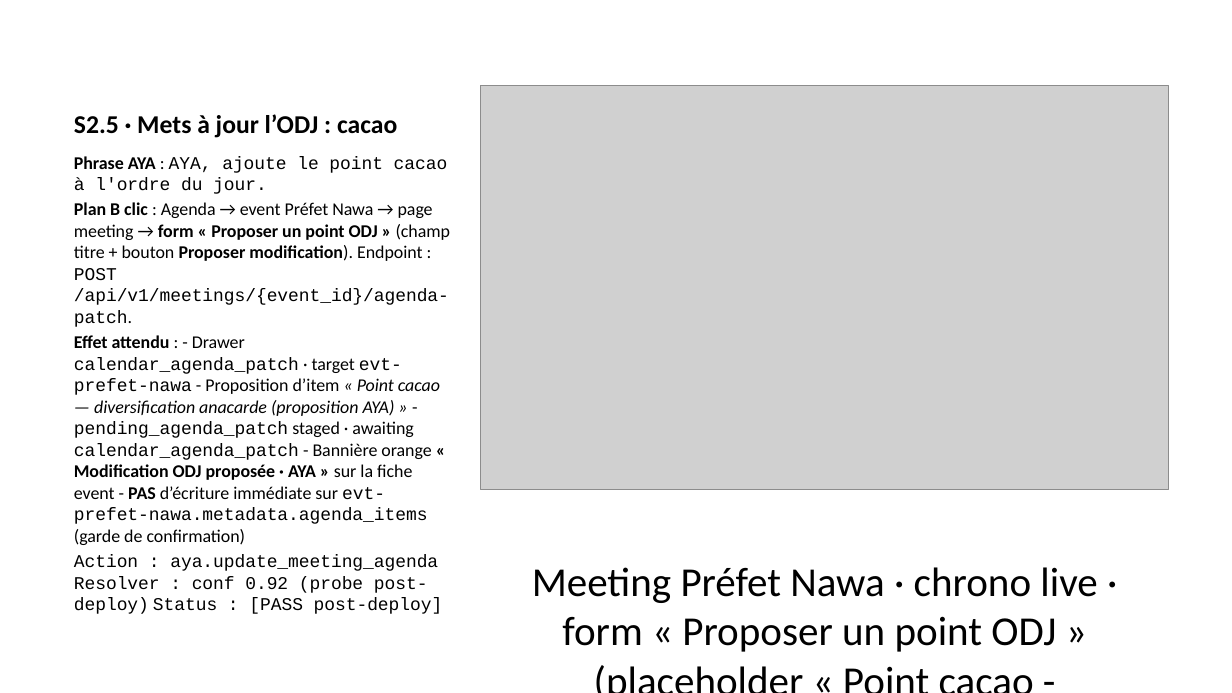
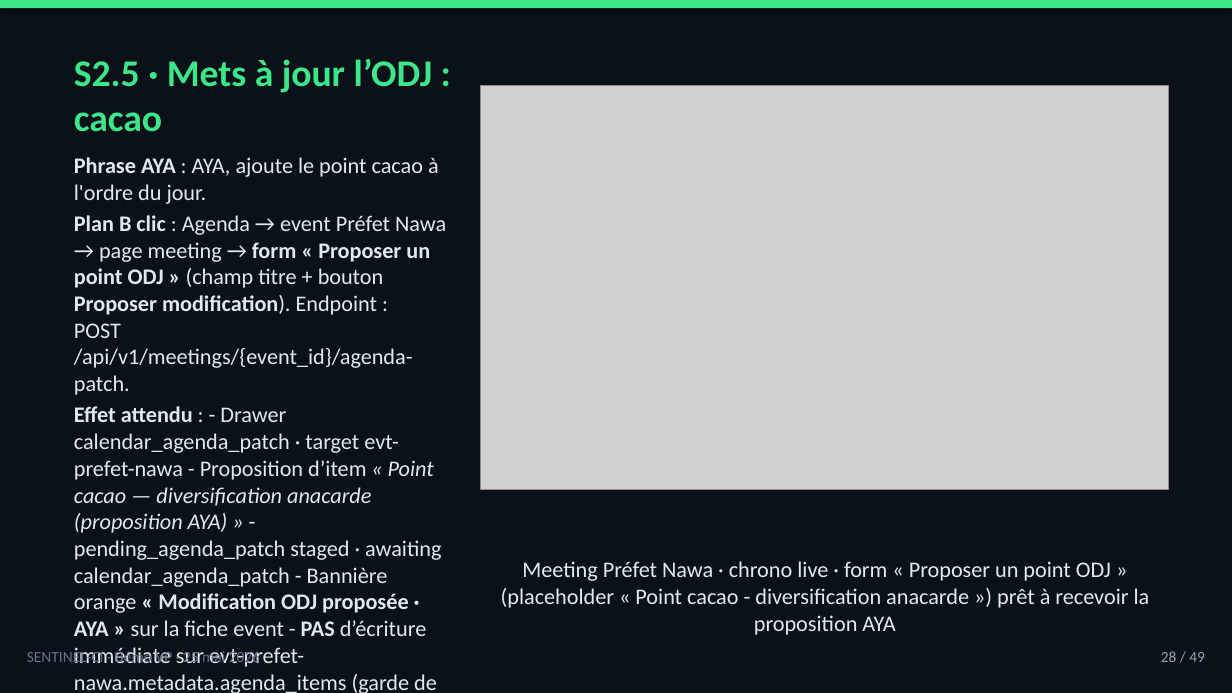
Before and after one commit to tishacian/hyusai, a slide deck: slide 28 of docs/sentinel-ci-demo-deck-2026-05-25.pptx. Drawn at 1232x693 pixels with LibreOffice and Linux fonts; fonts in the diff are those of the drawing; grey boxes stand for pictures. Boxes give left, top, right and bottom in pixels: in the first picture for what was removed or moved away, otherwise in the second. Text is boxed around its words. In the diff, an @@ line names an element or a change of style, - is before the commit and + after.

```diff
--- a/docs/sentinel-ci-demo-deck-2026-05-25.pptx
+++ b/docs/sentinel-ci-demo-deck-2026-05-25.pptx
@@ background #FFFFFF to #0A1118 @@
@@ rectangle added at <box>0,0,1232,9</box>, fill #3EE68A @@
@@ title "S2.5 · Mets à jour ..." at <box>74,59,433,132</box>: size 15 to 22 pt, text colour #000000 to #3EE68A @@
@@ text "Phrase AYA : AYA, ajoute ..." at <box>74,157,446,693</box>: size 10.5 to 13 pt, text colour #000000 to #E2E8F0; font Courier New to Calibri in "AYA, ajoute le point cacao à l'ordre ...", "POST /api/v1/meetings/{event_id}/agenda-patch.", "calendar_agenda_patch evt-prefet-nawa pending_agenda_patch c ...", "Action : aya.update_meeting_agenda Resolver : conf 0.92 ..." @@
@@ text "Meeting Préfet Nawa · chrono ..." at <box>501,561,1150,631</box>: size 24 to 13 pt, text colour #000000 to #E2E8F0; less space between paragraphs @@
@@ text added at <box>27,649,260,667</box>, 9 pt, text #64748B @@
+SENTINEL-CI · Démo VP · 25 mai 2026
@@ text added at <box>1161,651,1205,662</box>, 9 pt, text #94A3B8 @@
+28 / 49
```
Also in this commit, not shown: 47 other slides changed, 1 slide added, 1 slide removed, 20 other files.
